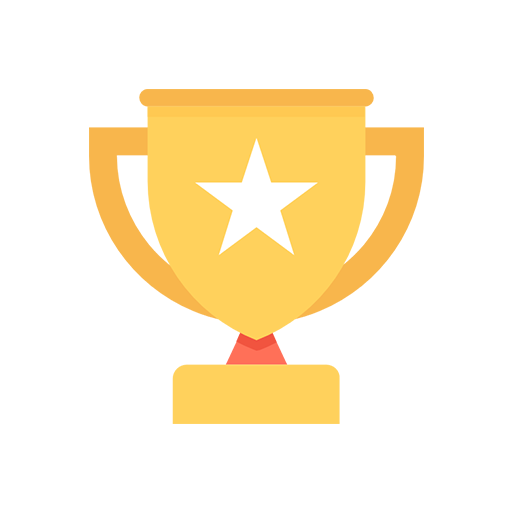
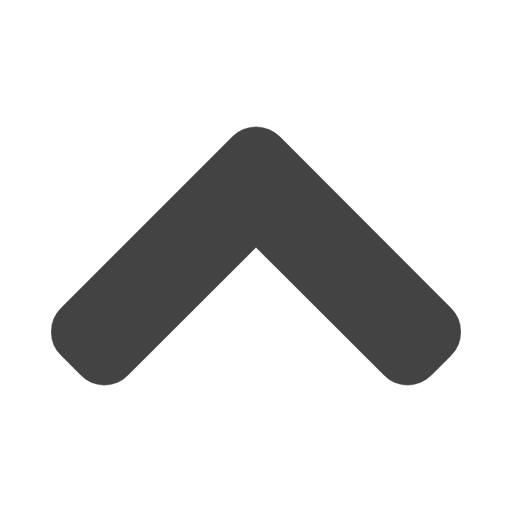
The second 512×512 image is a revision of the first. Changes to its layers:
added layer "chevron-arrow-up" above "backpack" over bbox(51, 126, 461, 386)
hid "trophy" over bbox(89, 89, 424, 424)
"Эллипс 1": opacity 100% → 80% over bbox(51, 89, 461, 424)
